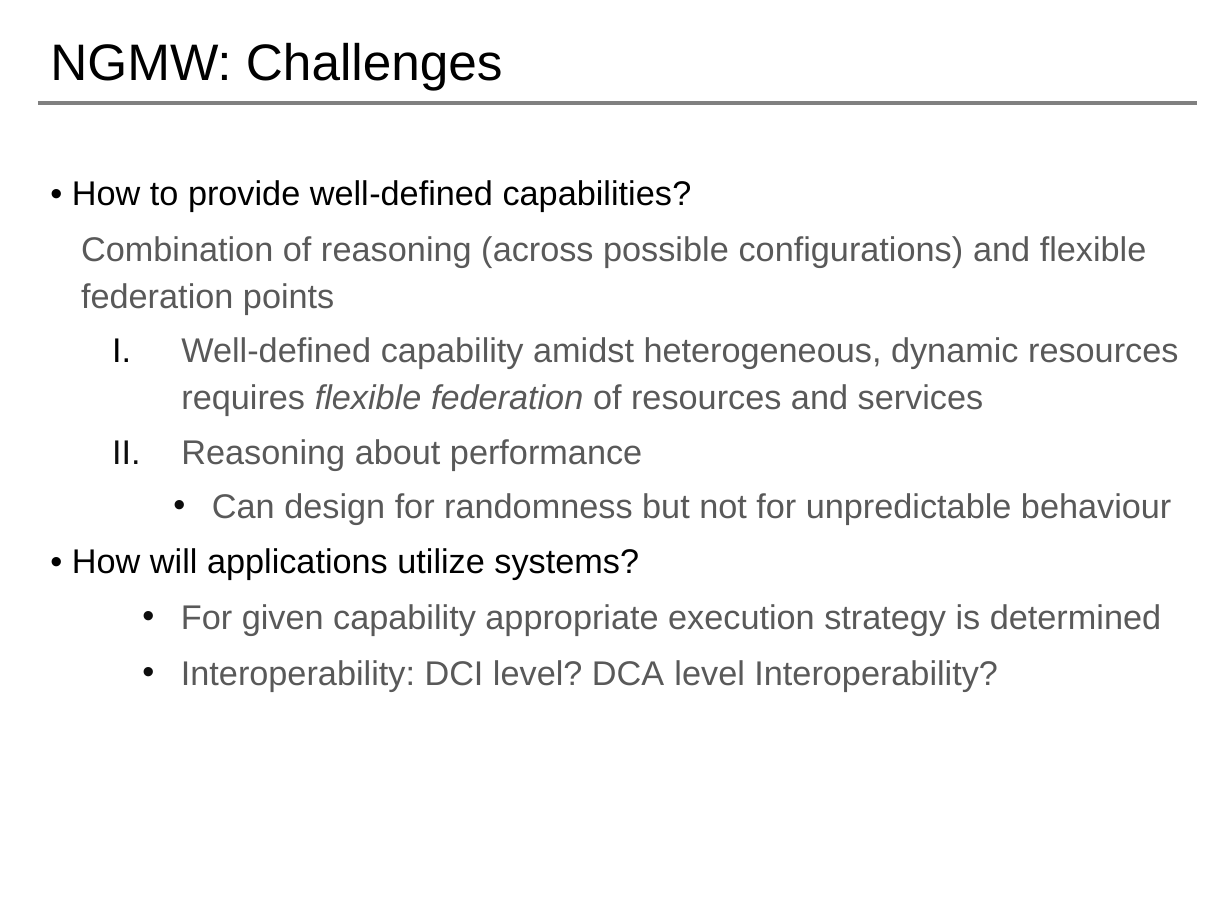
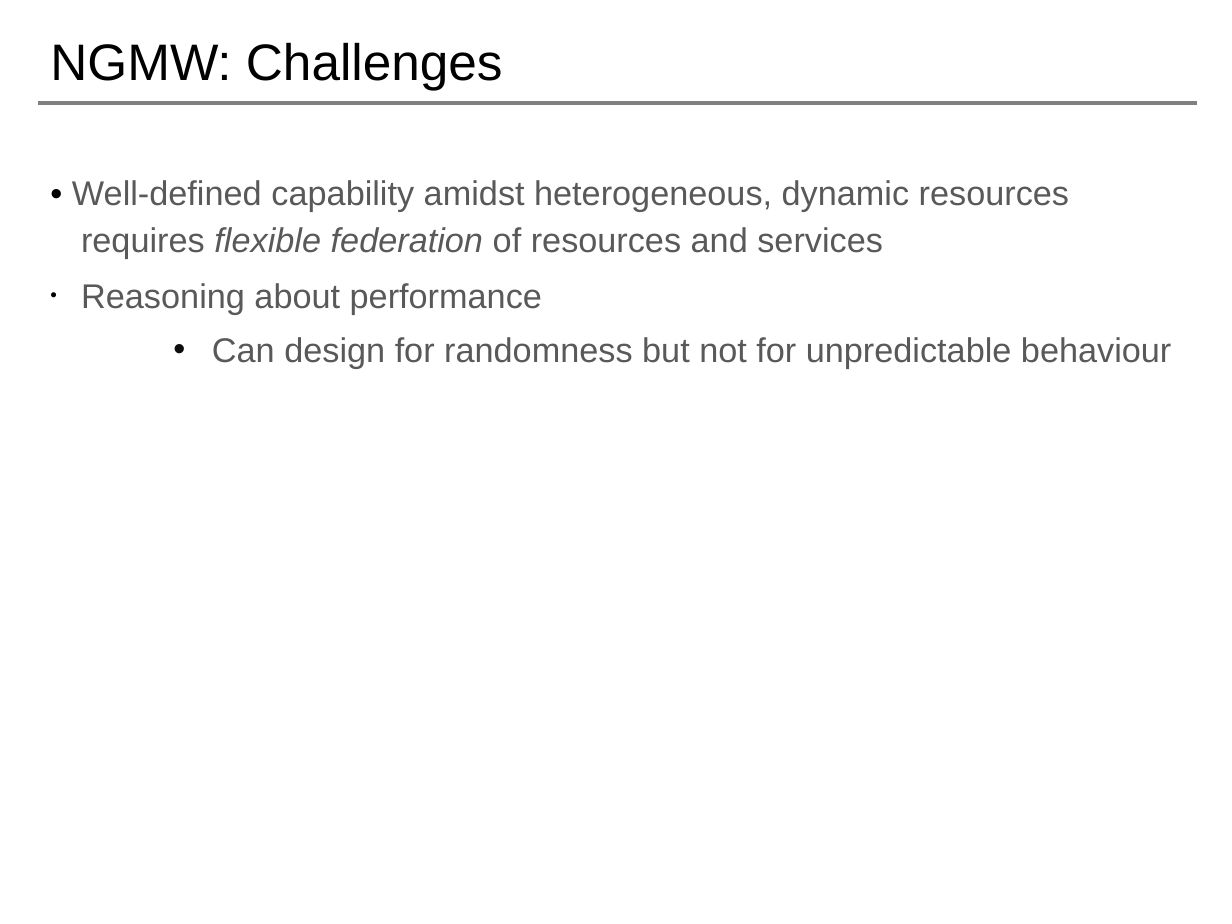
Before and after one commit to saga-project/NGMW, a slide deck: slide 11 of presentations/radical-modsim.pptx. Drawn at 1232x924 pixels with LibreOffice and Linux fonts; fonts in the diff are those of the drawing; background and template pictures are left out. Boxes give left, top, right and bottom in pixels: in the first picture for what was removed or moved away, otherwise in the second. Text is boxed around its words. In the diff, an @@ line names an element or a change of style, - is before the commit and + after.

```diff
--- a/presentations/radical-modsim.pptx
+++ b/presentations/radical-modsim.pptx
@@ text at box(72, 180, 1069, 259): text changed @@
-• How to provide well-defined capabilities?
-Combination of reasoning (across possible configurations) and flexible federation points
-I. Well-defined capability amidst heterogeneous, dynamic resources requires flexible federation of resources and services
+• Well-defined capability amidst heterogeneous, dynamic resources requires flexible federation of resources and services
@@ text at box(81, 283, 542, 315): bullet I. to •; more space between paragraphs; bullet colour #0D0D0D to #000000 @@
@@ text at box(72, 548, 1161, 691): paragraphs removed @@
-• How will applications utilize systems?
-  • For given capability appropriate execution strategy is determined
-  • Interoperability: DCI level? DCA level Interoperability?
```
Also in this commit, not shown: 3 other slides changed, 1 other file.
